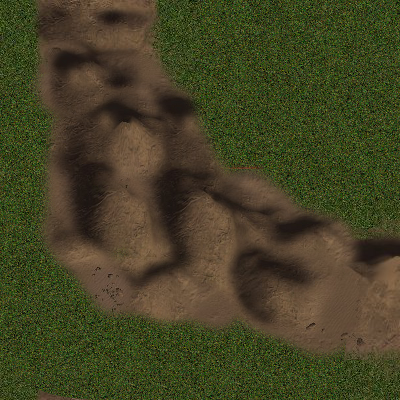
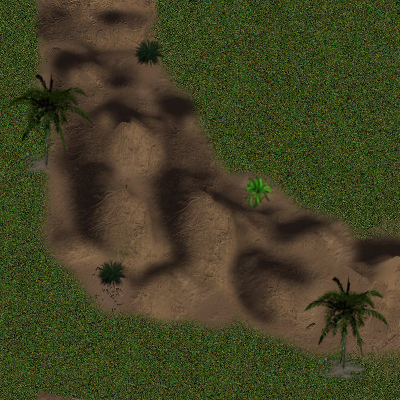
Revision of a layered w=400, h=400 image; what changed, layer by layer:
added layer "Clipboard#3" above "Clipboard#2" over [303,275,389,370]
added layer "Clipboard#2" above "Clipboard#6" over [6,72,91,167]
added layer "Clipboard#6" above "Clipboard#1" over [133,38,165,69]
added layer "Clipboard#1" above "Clipboard" over [96,259,128,290]
added layer "Clipboard" above "Clipboard#5" over [242,175,273,209]
added layer "Clipboard#5" above "hill_s.jpg" over [320,356,367,384]
painted on "hill_s.jpg" over [224,161,272,177]
added layer "Clipboard#4" above "Background" over [22,151,66,176]
